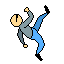
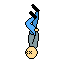
Layer changes from the first 64×64 image to the second:
added layer "Color-Dead" in group "Colors" over <box>26,5,39,58</box>
hid "Color 01" over <box>11,6,49,60</box>
added layer "Line-Dead" in group "Lines" over <box>25,4,40,59</box>
hid "Line01" over <box>10,5,50,61</box>
hid "Layer 2" over <box>10,4,50,61</box>
